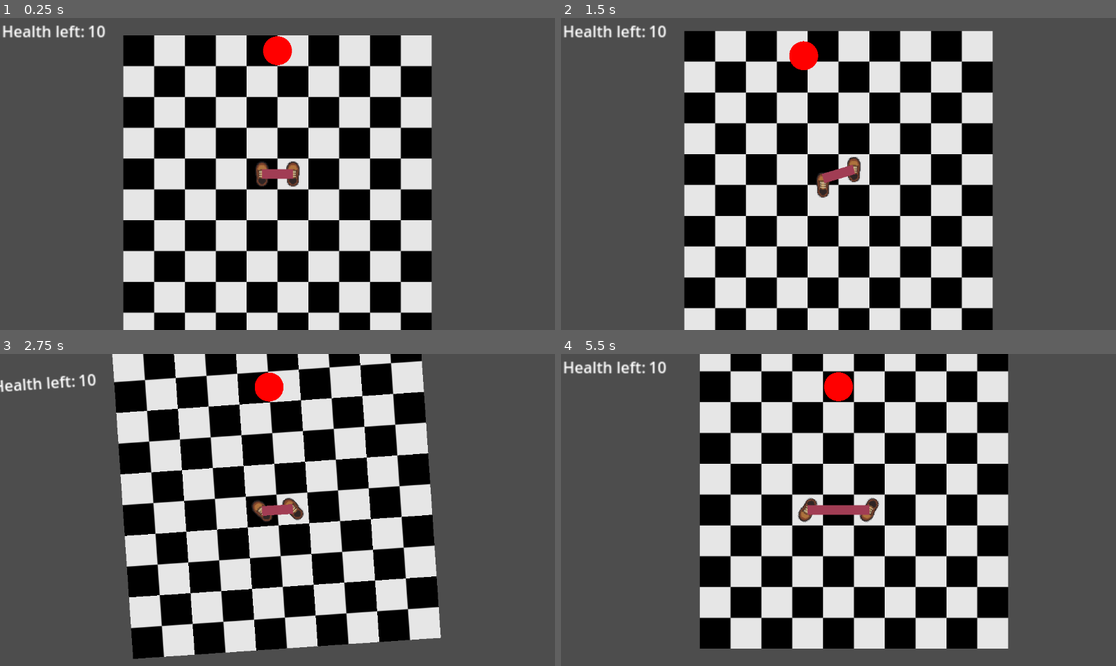
Above: before the commit, frames 1-4 (two rows, left to right).
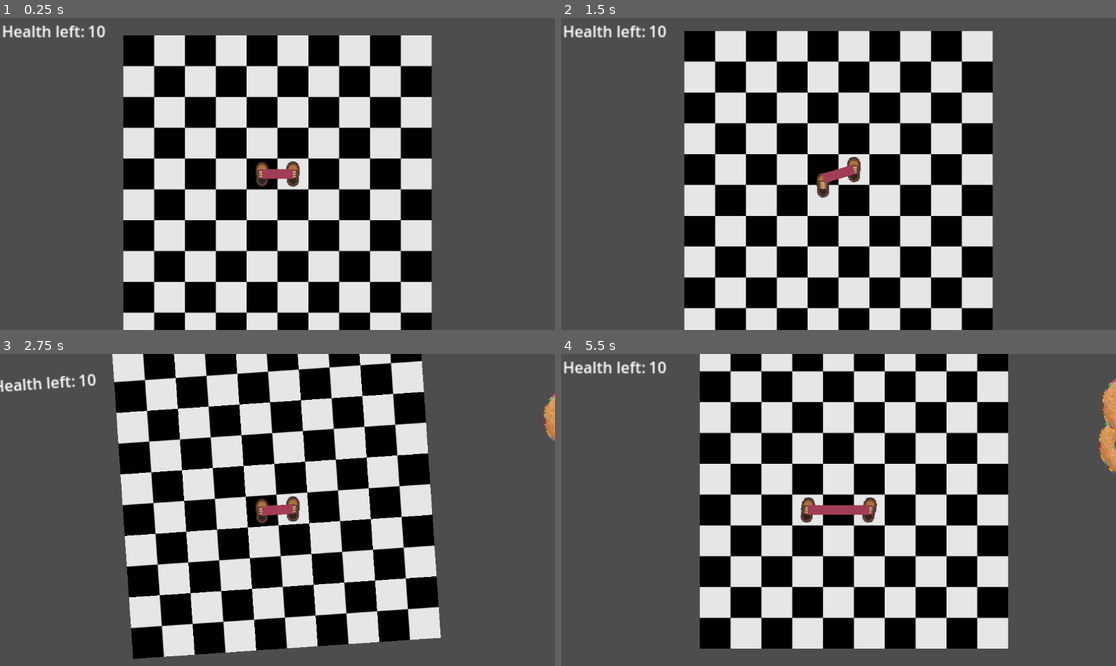
Above: after the commit, the same moments.

Repository: Meatplanter/Kelp_44
Game: Godot game, scene res://game.tscn
The game is run twice, just before and just after one commit, with the same random seed, the same clock (stepped at 60 frames per second) and the same inputs.
Inputs:
- Up to frame 1 (0.25 s): no input
- Up to frame 2 (1.5 s): tap Enter at 0.5 s; hold D (LS_move_right) 0.53-1.28 s; hold M (ChangeMode) 0.53-1.28 s; tap Space at 1.25 s; hold X (LS_move_down) from 1.28 s (still down); tap M (ChangeMode) at 1.35 s
- Up to frame 3 (2.75 s): release X (LS_move_down) at 2.03 s; hold D (LS_move_right) from 2.03 s (still down); hold M (ChangeMode) from 2.03 s (still down)
- Up to frame 4 (5.5 s): release D (LS_move_right) at 2.78 s; release M (ChangeMode) at 2.78 s; hold Q (LS_move_leftup) 2.78-3.53 s; tap M (ChangeMode) at 2.85, 4.35 s; hold M (ChangeMode) 3.53-4.28 s; hold A (LS_move_left) 3.53-5.03 s; tap Enter at 4.25 s; tap Space at 5 s; hold X (LS_move_down) from 5.03 s (still down); hold M (ChangeMode) from 5.03 s (still down)

The runs differ from the first frame. In frame 1, 0.4% of the frame differs, in the area x 47-53%, y 5-16%; in frame 2, 0.4%; in frame 3, 0.9%; in frame 4, 1.3%, in the area x 42-100%, y 5-55%.

Commit message:
Numerous various tweaks

Diff:
--- a/Bullet.gd
+++ b/Bullet.gd
@@ -8,8 +8,8 @@
 	var direction = Vector2.RIGHT.rotated(rotation)
 	position += direction * bulletSpeed * delta * Global.gameSpeed
 	travelledDistance += bulletSpeed * delta * Global.gameSpeed
-
 	if travelledDistance > bulletRange:
+		Global.bulletsDodged += 1
 		queue_free()
 
 func _on_body_entered(body: Node2D) -> void:
--- a/CharBody.gd
+++ b/CharBody.gd
@@ -20,8 +20,8 @@
 	Global.CharBodyNode = self
 
 
-func _draw():
-	draw_circle(focus,15.0,Color.RED)
+#func _draw():
+	#draw_circle(focus,15.0,Color.RED)
 
 # Called every frame. 'delta' is the elapsed time since the previous frame.
 func _process(delta: float) -> void:
@@ -31,7 +31,7 @@
 	Global.midpoint = midpoint
 	var directional = get_point_position(1)-get_point_position(0)
 	var normal = Vector2(-directional.y,directional.x).normalized()
-	focus = midpoint + normal * -128
+	focus = midpoint + normal * -512
 	bodylength = get_point_position(0).distance_to(get_point_position(1))
 	cameraCounter = int(midpoint.angle_to_point(focus) * 180 / PI) #przekształcanie radianów na stopnie licząc od osi X
 
@@ -69,5 +69,11 @@
 	if Global.playerHealth == 0: #game over screen
 		$Marker2D/GameOver.visible = true
 		get_tree().paused = true
+		if Global.gameMode == 0:
+			$Marker2D/GameOver/ColorRect/LabelBulletsDodged.text += str(Global.bulletsDodged)
+			$Marker2D/GameOver/ColorRect/LabelBulletsDodged.visible = true
+		elif Global.gameMode == 1:
+			$Marker2D/GameOver/ColorRect/LabelEnemiesKilled.text += str(Global.enemiesKilled)
+			$Marker2D/GameOver/ColorRect/LabelEnemiesKilled.visible = true
 
-	queue_redraw()
+	#queue_redraw()
--- a/CharBody.tscn
+++ b/CharBody.tscn
@@ -35,7 +35,7 @@
 zoom = Vector2(2, 2)
 rotation_smoothing_enabled = true
 
-[node name="Label" type="Label" parent="CharBody/Marker2D/Camera2D"]
+[node name="LabelHealthLeft" type="Label" parent="CharBody/Marker2D/Camera2D"]
 offset_left = -286.0
 offset_top = -160.0
 offset_right = -234.0
@@ -63,7 +63,7 @@
 color = Color(0.152941, 0.168627, 0.188235, 0.894118)
 metadata/_edit_use_anchors_ = true
 
-[node name="Label" type="Label" parent="CharBody/Marker2D/GameOver/ColorRect"]
+[node name="LabelGameOver" type="Label" parent="CharBody/Marker2D/GameOver/ColorRect"]
 layout_mode = 0
 offset_left = 137.0
 offset_top = 212.0
@@ -72,6 +72,25 @@
 theme_override_font_sizes/font_size = 150
 text = "GAME OVER!"
 metadata/_edit_use_anchors_ = true
+
+[node name="LabelBulletsDodged" type="Label" parent="CharBody/Marker2D/GameOver/ColorRect"]
+visible = false
+offset_left = 364.0
+offset_top = 434.0
+offset_right = 736.0
+offset_bottom = 503.0
+theme_override_font_sizes/font_size = 50
+text = "Bullets dodged: "
+
+[node name="LabelEnemiesKilled" type="Label" parent="CharBody/Marker2D/GameOver/ColorRect"]
+visible = false
+layout_mode = 0
+offset_left = 377.0
+offset_top = 434.0
+offset_right = 737.0
+offset_bottom = 503.0
+theme_override_font_sizes/font_size = 50
+text = "Enemies killed: "
 
 [node name="Timer" type="Timer" parent="."]
 wait_time = 2.0
--- a/LeftShoe.gd
+++ b/LeftShoe.gd
@@ -5,15 +5,18 @@
 var tween: Tween
 var moveTime = Global.moveTime
 var sqrt = sqrt(2)
-var canMove = true
 var moveDistance = Global.moveDistance
 var maxMoveDistance = 75
 
+func shortest_angle(from: float, to: float) -> float:
+	var delta = fmod(to - from + PI, TAU) - PI
+	return from + delta
+
 func _ready() -> void:
 	Global.LeftShoeNode = self
 
 func _input(event):
-	if canMove == true && %CharBody.cameraState == 0:
+	if Global.canMove == true && %CharBody.cameraState == 0:
 		if event.is_action_pressed("LS_move_right") && %RightShoe.global_position.distance_to(global_position + Vector2(1,0) * moveDistance) < maxMoveDistance && %RightShoe.global_position.distance_to(global_position + Vector2(1,0) * moveDistance) != 0:
 			targPos[0] += moveDistance
 			tween = create_tween()
@@ -60,7 +63,7 @@
 
 
 
-	elif canMove == true && %CharBody.cameraState == 1:
+	elif Global.canMove == true && %CharBody.cameraState == 1:
 		if event.is_action_pressed("LS_move_right") && %RightShoe.global_position.distance_to(global_position + Vector2(0,1) * moveDistance) < maxMoveDistance && %RightShoe.global_position.distance_to(global_position + Vector2(0,1) * moveDistance) != 0:
 			targPos[1] += moveDistance
 			tween = create_tween()
@@ -106,7 +109,7 @@
 			tween.tween_property(self,"position",Vector2(targPos[0],targPos[1]),moveTime*sqrt).set_trans(Tween.TRANS_BACK)
 
 
-	elif canMove == true && %CharBody.cameraState == 2:
+	elif Global.canMove == true && %CharBody.cameraState == 2:
 		if event.is_action_pressed("LS_move_right") && %RightShoe.global_position.distance_to(global_position + Vector2(-1,0) * moveDistance) < maxMoveDistance && %RightShoe.global_position.distance_to(global_position + Vector2(-1,0) * moveDistance) != 0:
 			targPos[0] -= moveDistance
 			tween = create_tween()
@@ -152,7 +155,7 @@
 			tween.tween_property(self,"position",Vector2(targPos[0],targPos[1]),moveTime*sqrt).set_trans(Tween.TRANS_BACK)
 
 
-	elif canMove == true && %CharBody.cameraState == 3:
+	elif Global.canMove == true && %CharBody.cameraState == 3:
 		if event.is_action_pressed("LS_move_right") && %RightShoe.global_position.distance_to(global_position + Vector2(0,-1) * moveDistance) < maxMoveDistance && %RightShoe.global_position.distance_to(global_position + Vector2(0,-1) * moveDistance) != 0:
 			targPos[1] -= moveDistance
 			tween = create_tween()
@@ -199,14 +202,13 @@
 
 func _process(delta: float) -> void:
 	currPos = [int(global_position.x),int(global_position.y)]
-	if %CharBody.midpoint.angle_to_point(%CharBody.focus) * 180/PI < -91:
-		tween = create_tween()
-		tween.tween_property(self,"rotation",%CharBody.midpoint.angle_to_point(%CharBody.focus) + 0.5 * PI,moveTime)
+	tween = create_tween()
+	var from_angle = rotation
+	var to_angle = Global.midpoint.angle_to_point(%CharBody.focus)
+	var shortest = shortest_angle(from_angle, to_angle)
+	tween.tween_property(self,"rotation",shortest+0.5 * PI,moveTime)
+
+	if currPos == targPos:
+		Global.leftMoving = false
 	else:
-		tween = create_tween()
-		tween.tween_property(self,"rotation",abs(%CharBody.midpoint.angle_to_point(%CharBody.focus) + 0.5 * PI),moveTime)
-
-	if currPos == targPos:
-		canMove = true
-	else:
-		canMove = false
+		Global.leftMoving = true
--- a/RightShoe.gd
+++ b/RightShoe.gd
@@ -1,11 +1,14 @@
 extends CharacterBody2D
+
+func shortest_angle(from: float, to: float) -> float:
+	var delta = fmod(to - from + PI, TAU) - PI
+	return from + delta
 
 var currPos = [32,0]
 var targPos = [32,0]
 var tween: Tween
 var moveTime = Global.moveTime
 var sqrt = sqrt(2)
-var canMove = true
 var moveDistance = Global.moveDistance
 var maxMoveDistance = 75
 
@@ -13,7 +16,7 @@
 	Global.RightShoeNode = self
 
 func _input(event):
-	if canMove == true && %CharBody.cameraState == 0:
+	if Global.canMove == true && %CharBody.cameraState == 0:
 		if event.is_action_pressed("RS_move_right") && %LeftShoe.global_position.distance_to(global_position + Vector2(1,0) * moveDistance) < maxMoveDistance && %LeftShoe.global_position.distance_to(global_position + Vector2(1,0) * moveDistance) != 0:
 			targPos[0] += moveDistance
 			tween = create_tween()
@@ -59,7 +62,7 @@
 			tween.tween_property(self,"position",Vector2(targPos[0],targPos[1]),moveTime*sqrt).set_trans(Tween.TRANS_BACK)
 
 
-	elif canMove == true && %CharBody.cameraState == 1:
+	elif Global.canMove == true && %CharBody.cameraState == 1:
 		if event.is_action_pressed("RS_move_right") && %LeftShoe.global_position.distance_to(global_position + Vector2(0,1) * moveDistance) < maxMoveDistance && %LeftShoe.global_position.distance_to(global_position + Vector2(0,1) * moveDistance) != 0:
 			targPos[1] += moveDistance
 			tween = create_tween()
@@ -105,7 +108,7 @@
 			tween.tween_property(self,"position",Vector2(targPos[0],targPos[1]),moveTime*sqrt).set_trans(Tween.TRANS_BACK)
 
 
-	elif canMove == true && %CharBody.cameraState == 2:
+	elif Global.canMove == true && %CharBody.cameraState == 2:
 		if event.is_action_pressed("RS_move_right") && %LeftShoe.global_position.distance_to(global_position + Vector2(-1,0) * moveDistance) < maxMoveDistance && %LeftShoe.global_position.distance_to(global_position + Vector2(-1,0) * moveDistance) != 0:
 			targPos[0] -= moveDistance
 			tween = create_tween()
@@ -151,7 +154,7 @@
 			tween.tween_property(self,"position",Vector2(targPos[0],targPos[1]),moveTime*sqrt).set_trans(Tween.TRANS_BACK)
 
 
-	elif canMove == true && %CharBody.cameraState == 3:
+	elif Global.canMove == true && %CharBody.cameraState == 3:
 		if event.is_action_pressed("RS_move_right") && %LeftShoe.global_position.distance_to(global_position + Vector2(0,-1) * moveDistance) < maxMoveDistance && %LeftShoe.global_position.distance_to(global_position + Vector2(0,-1) * moveDistance) != 0:
 			targPos[1] -= moveDistance
 			tween = create_tween()
@@ -199,13 +202,13 @@
 
 func _process(delta: float) -> void:
 	currPos = [int(global_position.x),int(global_position.y)]
-	if %CharBody.midpoint.angle_to_point(%CharBody.focus) * 180/PI < -91:
-		tween = create_tween()
-		tween.tween_property(self,"rotation",%CharBody.midpoint.angle_to_point(%CharBody.focus) + 0.5 * PI,moveTime)
+	tween = create_tween()
+	var from_angle = rotation
+	var to_angle = Global.midpoint.angle_to_point(%CharBody.focus)
+	var shortest = shortest_angle(from_angle, to_angle)
+	tween.tween_property(self,"rotation",shortest+0.5 * PI,moveTime)
+
+	if currPos == targPos:
+		Global.rightMoving = false
 	else:
-		tween = create_tween()
-		tween.tween_property(self,"rotation",abs(%CharBody.midpoint.angle_to_point(%CharBody.focus) + 0.5 * PI),moveTime)
-	if currPos == targPos:
-		canMove = true
-	else:
-		canMove = false
+		Global.rightMoving = true
--- a/enemy.gd
+++ b/enemy.gd
@@ -1,6 +1,6 @@
 extends CharacterBody2D
 
-var health = 2
+var health = Global.enemyHealth
 
 @onready var playerLocation = get_node("/root/Game/CharacterBody2D/CharBody")
 
@@ -21,4 +21,5 @@
 func take_damage():
 	health -= 1
 	if health == 0:
+		Global.enemiesKilled += 1
 		queue_free()
--- a/game.gd
+++ b/game.gd
@@ -17,7 +17,7 @@
 	var new_enemy = preload("res://enemy.tscn").instantiate()
 	%PathFollow2D.progress_ratio = randf()
 	new_enemy.global_position = %PathFollow2D.global_position
-	if get_child_count() < 10:
+	if get_child_count() < 15:
 		add_child(new_enemy)
 
 # Called when the node enters the scene tree for the first time.
@@ -27,7 +27,12 @@
 
 # Called every frame. 'delta' is the elapsed time since the previous frame.
 func _process(delta: float) -> void:
-	if Global.LeftShoeNode.canMove == true && Global.RightShoeNode.canMove == true:
+	if Global.leftMoving == false && Global.rightMoving == false:
+		Global.canMove = true
+	else:
+		Global.canMove = false
+
+	if Global.canMove == true:
 		gameSpeed = Global.bulletTime
 		$BulletSpawnTime.set_paused(1)
 		$SlomoBulletSpawnTime.set_paused(0)
@@ -36,6 +41,7 @@
 		$SlomoBulletSpawnTime.set_paused(1)
 		$BulletSpawnTime.set_paused(0)
 	Global.gameSpeed = gameSpeed
+
 
 
 func _input(event: InputEvent) -> void:
--- a/game.tscn
+++ b/game.tscn
@@ -38,11 +38,11 @@
 position = Vector2(-600, -300)
 
 [node name="BulletSpawnTime" type="Timer" parent="."]
-wait_time = 0.3
+wait_time = 0.2
 autostart = true
 
 [node name="SlomoBulletSpawnTime" type="Timer" parent="."]
-wait_time = 3.0
+wait_time = 2.0
 autostart = true
 
 [connection signal="timeout" from="BulletSpawnTime" to="." method="_on_bullet_spawn_time_timeout"]
--- a/global.gd
+++ b/global.gd
@@ -6,6 +6,8 @@
 
 #game
 var gameMode = 0 # 0 = spawn bullets 1 = spawn enemies
+var bulletsDodged = 0
+var enemiesKilled = 0
 var gameSpeed = 1.0
 var normalTime = 1.0
 var bulletTime = 0.05
@@ -17,7 +19,15 @@
 #movement
 var moveTime = 0.4
 var moveDistance = 32
+var leftMoving = false
+var rightMoving = false
+var canMove = true
 
-#bullets
+#gun & bullets
+var aimingSpeed = 1
 var bulletSpeed = 200
 var bulletRange = 1000
+
+#enemy
+var enemyHealth = 2
+var enemyRange = 300
--- a/gun.gd
+++ b/gun.gd
@@ -1,11 +1,22 @@
 extends Area2D
 
+var tween: Tween
+var aimingSpeed = Global.aimingSpeed
+var enemyRange = Global.enemyRange
+
+func shortest_angle(from: float, to: float) -> float:
+	var delta = fmod(to - from + PI, TAU) - PI
+	return from + delta
 
 func _physics_process(delta: float) -> void:
 	if get_parent().has_meta("Enemy"): #enemy has gun, points it at player
-		look_at(Global.midpoint)
-		if global_position.distance_to(Global.midpoint) <= 250: #player in range
+		if global_position.distance_to(Global.midpoint) <= enemyRange: #player in range
 			show()
+			tween = create_tween()
+			var from_angle = rotation
+			var to_angle = global_position.angle_to_point(Global.midpoint)
+			var shortest = shortest_angle(from_angle, to_angle)
+			tween.tween_property(self, "rotation", shortest, aimingSpeed).set_ease(Tween.EASE_IN_OUT)
 		else:
 			hide()
 	elif get_parent().has_meta("Player"): #player has gun, points it at the closest enemy
@@ -14,18 +25,29 @@
 		if enemiesInRange.size() > 0: #enemy in range
 			show()
 			var targetEnemy = enemiesInRange.front()
-			look_at(targetEnemy.global_position)
+			var target_angle = Global.midpoint.angle_to_point(targetEnemy.global_position)
+			tween = create_tween()
+			var from_angle = rotation
+			var to_angle = Global.midpoint.angle_to_point(targetEnemy.global_position)
+			var shortest = shortest_angle(from_angle, to_angle)
+			tween.tween_property(self, "rotation", shortest, aimingSpeed).set_ease(Tween.EASE_IN_OUT)
 		else: #enemy outside of range
 			hide()
 
+		#print(Global.midpoint.angle_to_point(global_position))
+
 
 func _process(delta: float) -> void:
-	if Global.gameSpeed == 0.1:
+	if is_visible_in_tree() == true:
+		if Global.gameSpeed == Global.bulletTime:
+			$ShootTimer.set_paused(1)
+			$SlomoShootTimer.set_paused(0)
+		elif Global.gameSpeed == Global.normalTime:
+			$SlomoShootTimer.set_paused(1)
+			$ShootTimer.set_paused(0)
+	else:
 		$ShootTimer.set_paused(1)
-		$SlomoShootTimer.set_paused(0)
-	else:
 		$SlomoShootTimer.set_paused(1)
-		$ShootTimer.set_paused(0)
 
 func shoot():
 	const BULLET = preload("res://Bullet.tscn")
@@ -33,13 +55,13 @@
 
 	if get_parent().has_meta("Enemy"): #enemy has gun, shoots player
 		new_bullet.global_position = %ShootingPoint.global_position
-		new_bullet.global_rotation = %ShootingPoint.global_position.angle_to_point(Global.midpoint)
+		new_bullet.global_rotation = rotation
 	elif get_parent().has_meta("Player"): #player has gun, shoots closest enemy
 		new_bullet.global_position = %ShootingPoint.global_position
 		var enemiesInRange = get_overlapping_bodies()
 		if enemiesInRange.size() > 0:
 			var targetEnemy = enemiesInRange.front()
-			new_bullet.global_rotation = %ShootingPoint.global_position.angle_to_point(targetEnemy.global_position)
+			new_bullet.global_rotation = rotation
 
 	if is_visible_in_tree(): #don't shoot if parent hidden
 		get_parent().get_parent().add_child(new_bullet) #bullet doesn't disappear when enemy does
